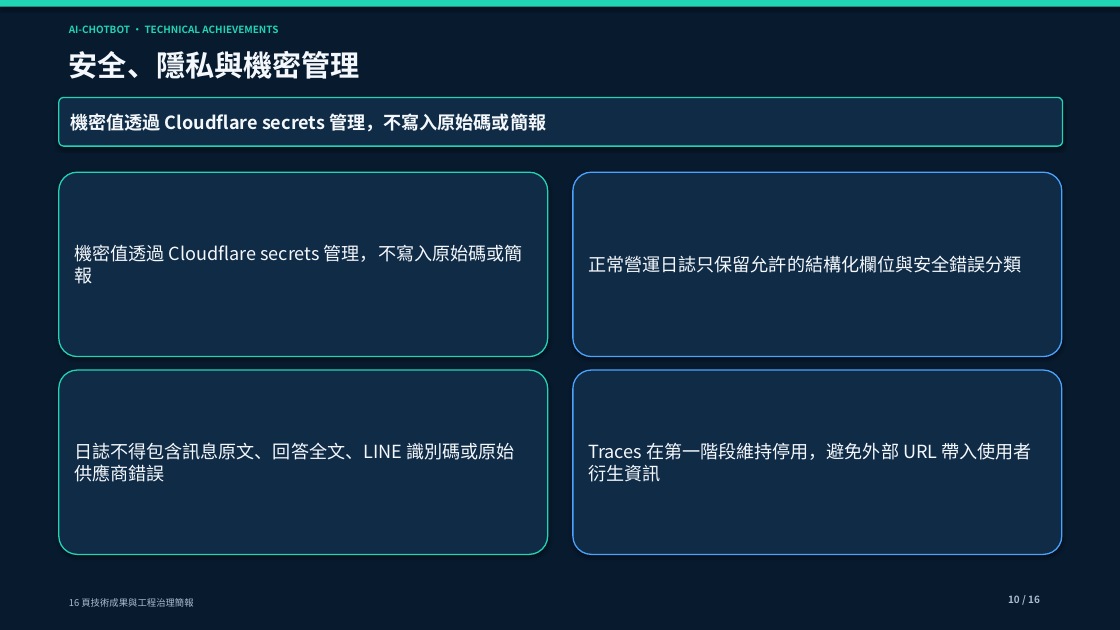
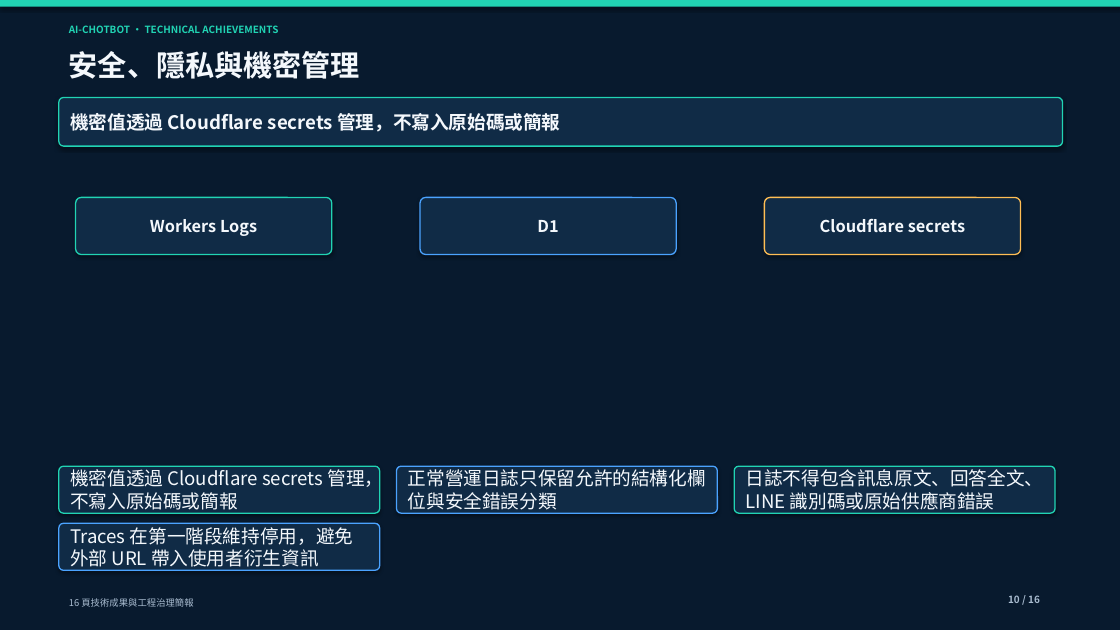
Before and after one commit to yamopeng0918/AI-ChotBot, a slide deck: slide 10 of docs/presentations/AI-ChotBot-technical-achievements.pptx. Drawn at 1120x630 pixels with LibreOffice and Linux fonts; fonts in the diff are those of the drawing. Boxes give left, top, right and bottom in pixels: in the first picture for what was removed or moved away, otherwise in the second. Text is boxed around its words. In the diff, an @@ line names an element or a change of style, - is before the commit and + after.

```diff
--- a/docs/presentations/AI-ChotBot-technical-achievements.pptx
+++ b/docs/presentations/AI-ChotBot-technical-achievements.pptx
@@ rounded rectangle added at (x1=76, y1=197, x2=332, y2=255), fill #102B46, outline #21D4B4 1.1 pt, 14 pt, text #F4F8FC, bold @@
+Workers Logs
@@ rounded rectangle added at (x1=420, y1=197, x2=676, y2=255), fill #102B46, outline #4BA3FF 1.1 pt, 14 pt, text #F4F8FC, bold @@
+D1
@@ rounded rectangle added at (x1=765, y1=197, x2=1021, y2=255), fill #102B46, outline #FFBE55 1.1 pt, 14 pt, text #F4F8FC, bold @@
+Cloudflare secrets
@@ rounded rectangle "機密值透過 Cloudflare secrets 管理，不寫入原始碼或簡報" resized from (x1=59, y1=172, x2=548, y2=356) to (x1=59, y1=466, x2=380, y2=513) @@
@@ rounded rectangle "正常營運日誌只保留允許的結構化欄位與安全錯誤分類" resized from (x1=573, y1=172, x2=1062, y2=356) to (x1=397, y1=466, x2=718, y2=513) @@
@@ rounded rectangle "日誌不得包含訊息原文、回答全文、LINE 識別碼或原始供應商錯誤" resized from (x1=59, y1=370, x2=548, y2=554) to (x1=734, y1=466, x2=1055, y2=513) @@
@@ size 15.5 to 16 pt in 5 elements at (x1=59, y1=97, x2=1063, y2=146), (x1=59, y1=466, x2=380, y2=513), (x1=397, y1=466, x2=718, y2=513), (x1=734, y1=466, x2=1055, y2=513), (x1=59, y1=523, x2=380, y2=571) @@
@@ rounded rectangle "Traces 在第一階段維持停用，避免外部 URL 帶入使用者衍生資訊" resized from (x1=573, y1=370, x2=1062, y2=554) to (x1=59, y1=523, x2=380, y2=571) @@
```
Also in this commit, not shown: 15 other slides changed, 3 other files.
